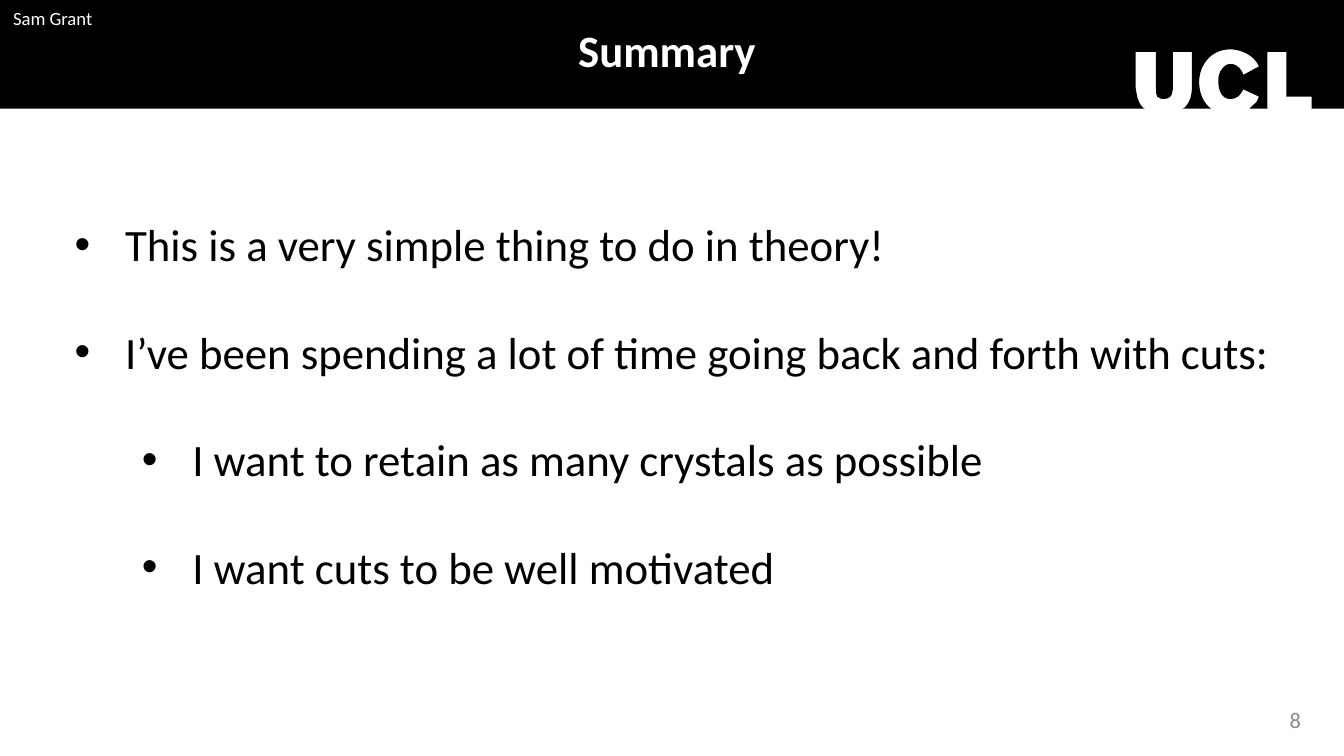
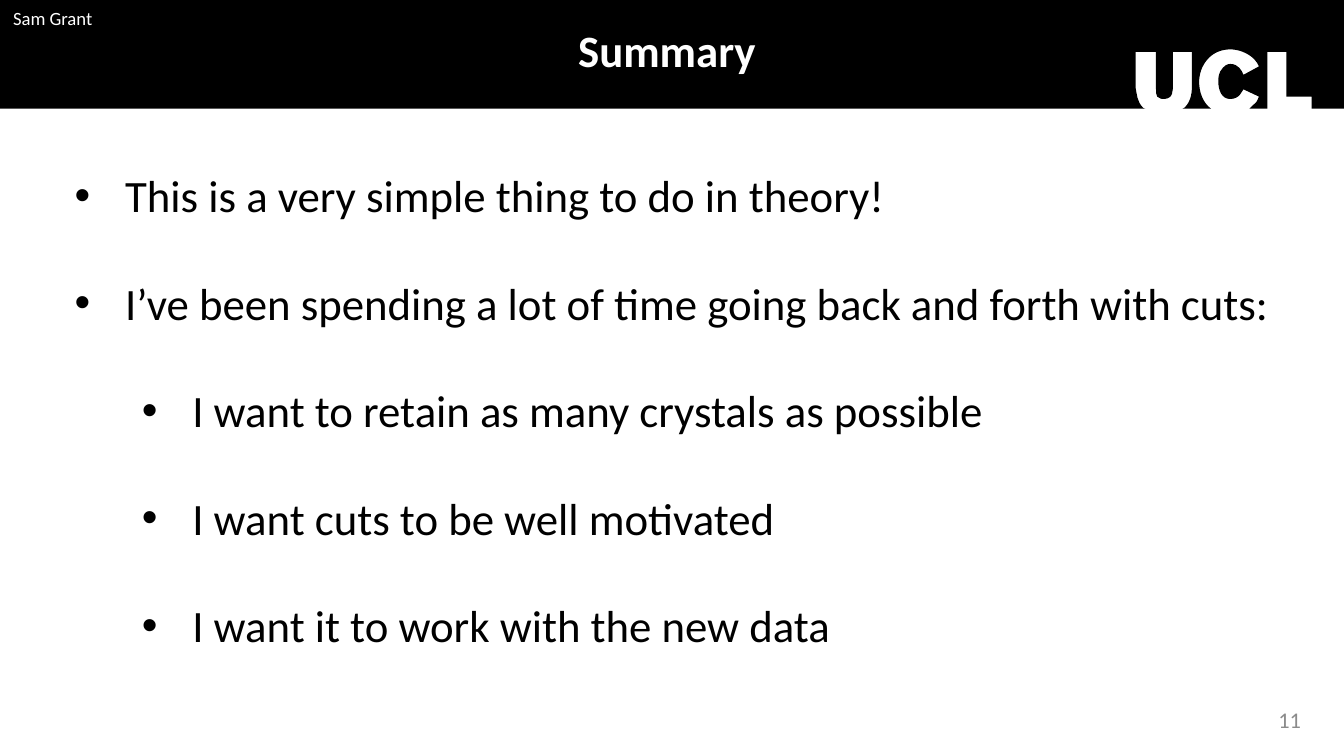
Before and after one commit to sam-grant/EpRatio, a slide deck: slide 12 of fluctuation.pptx (slide 9 before the commit). Drawn at 1344x756 pixels with LibreOffice and Linux fonts; fonts in the diff are those of the drawing; background and template pictures are left out. Boxes give left, top, right and bottom in pixels: in the first picture for what was removed or moved away, otherwise in the second. Text is boxed around its words. In the diff, an @@ line names an element or a change of style, - is before the commit and + after.

```diff
--- a/fluctuation.pptx
+++ b/fluctuation.pptx
@@ text "This is a very simple ...": place and size @@
-text "This is a very simple ..." at (125, 230, 1268, 585)
+text "This is a very simple ..." at (125, 181, 1268, 643)
@@ text at (192, 611, 829, 643): paragraph added @@
+  • I want it to work with the new data
@@ page number at (1278, 713, 1301, 728): text changed @@
-8
+11
```
Also in this commit, not shown: 6 other slides changed, 5 slides added, 1 slide removed, 34 other files.
